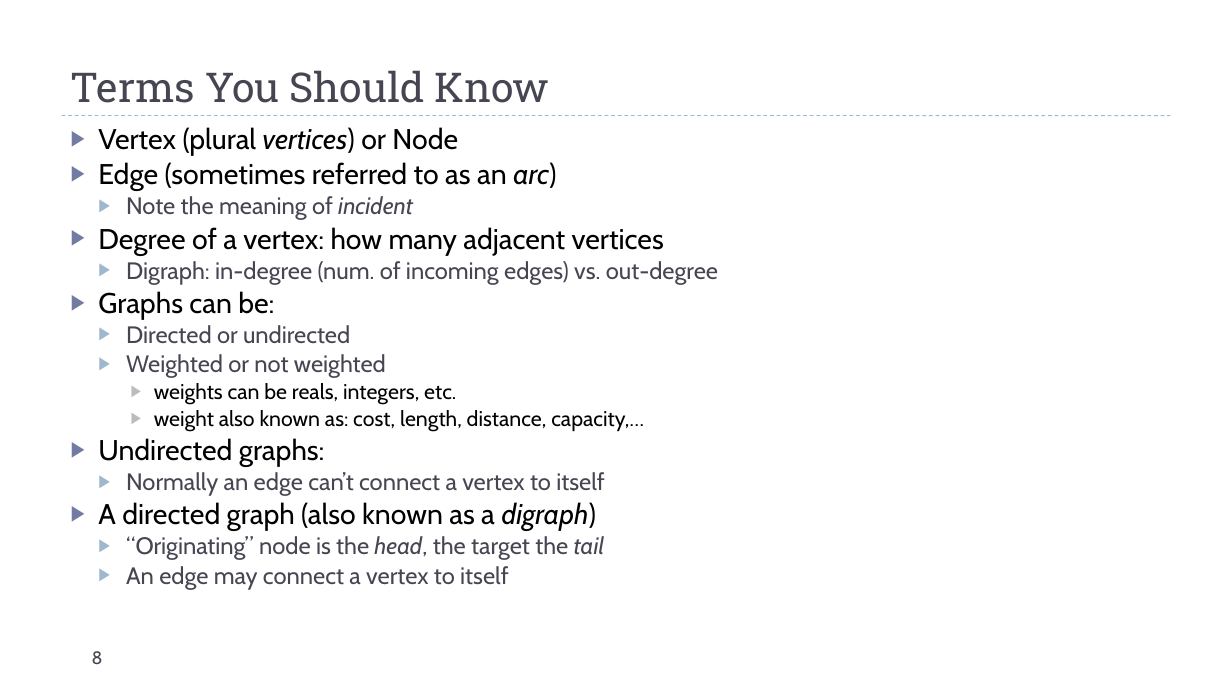
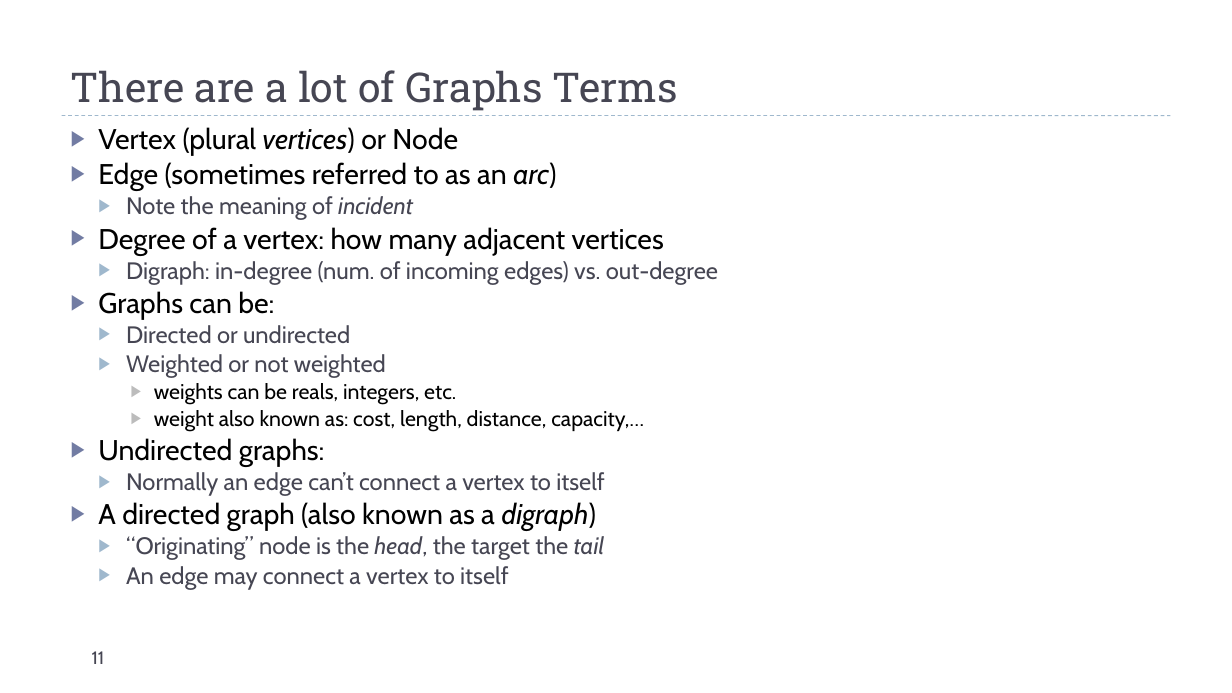
Before and after one commit to markfloryan/dsa2, a slide deck: slide 11 of slides/01-01-GraphsIntroBFS.pptx (slide 8 before the commit). Drawn at 1232x693 pixels with LibreOffice and Linux fonts; fonts in the diff are those of the drawing. Boxes give left, top, right and bottom in pixels: in the first picture for what was removed or moved away, otherwise in the second. Text is boxed around its words. In the diff, an @@ line names an element or a change of style, - is before the commit and + after.

Commit message:
small changes to slides

```diff
--- a/slides/01-01-GraphsIntroBFS.pptx
+++ b/slides/01-01-GraphsIntroBFS.pptx
@@ title at (x1=71, y1=70, x2=678, y2=111): text changed @@
-Terms You Should Know
+There are a lot of Graphs Terms
@@ page number at (x1=92, y1=651, x2=105, y2=664): text changed @@
-8
+11
```
Also in this commit, not shown: 3 other slides changed, 4 slides added, 1 other file.
